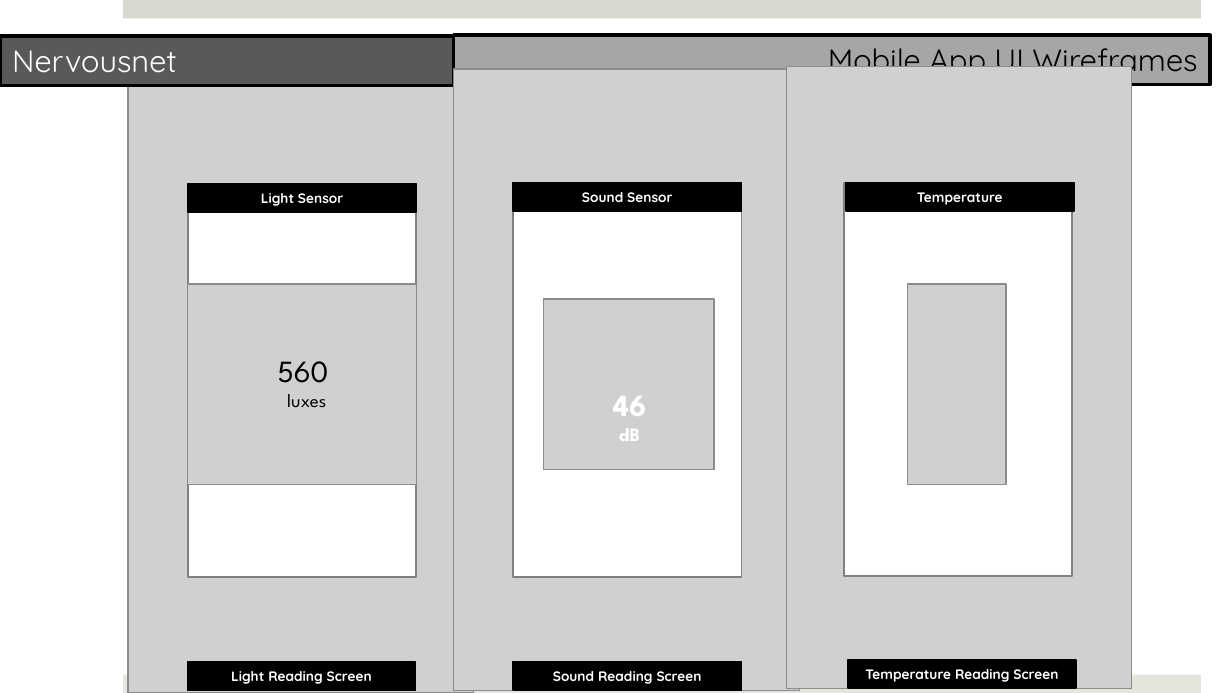
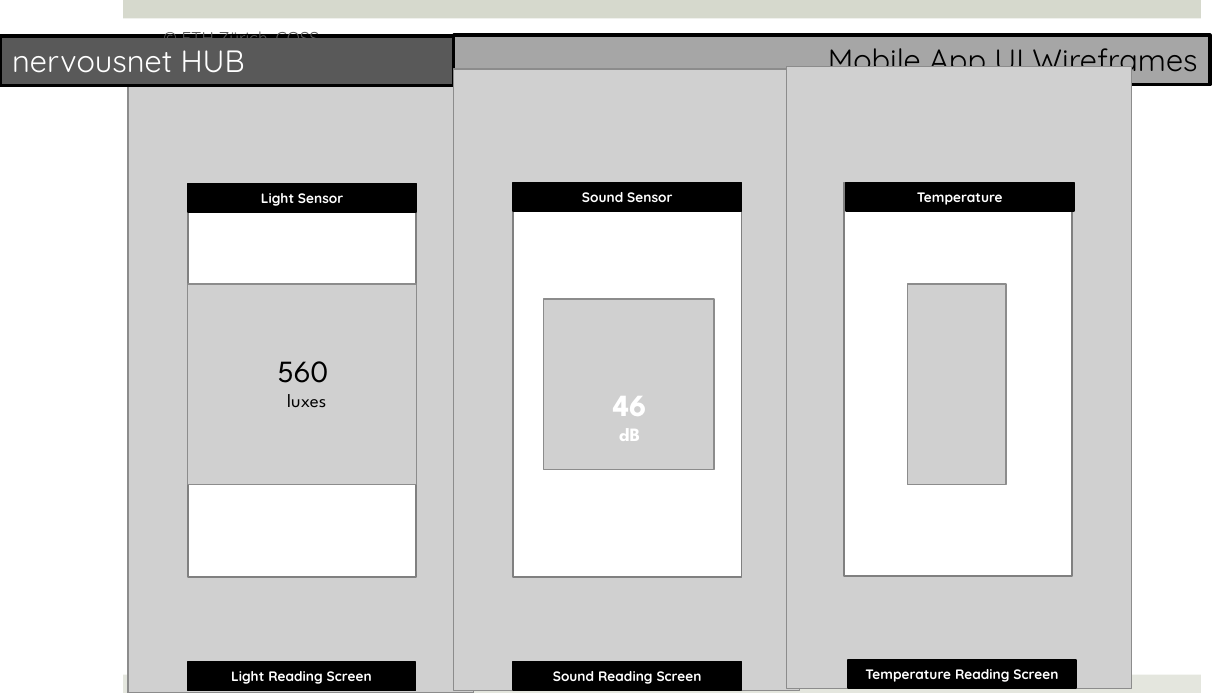
Before and after one commit to prasad79/nervousnet, a slide deck: slide 16 of Documents/NervousNet_Redesign.pptx (slide 17 before the commit). Drawn at 1232x693 pixels with LibreOffice and Linux fonts; fonts in the diff are those of the drawing; grey boxes stand for pictures. Boxes give left, top, right and bottom in pixels: in the first picture for what was removed or moved away, otherwise in the second. Text is boxed around its words. In the diff, an @@ line names an element or a change of style, - is before the commit and + after.

```diff
--- a/Documents/NervousNet_Redesign.pptx
+++ b/Documents/NervousNet_Redesign.pptx
@@ text added at (182, 26, 319, 38), 10 pt, text #595959 @@
+© ETH Zürich, COSS
@@ text in rectangle at (12, 50, 245, 73): text changed @@
-Nervousnet
+nervousnet HUB
```
Also in this commit, not shown: 17 other slides changed, 2 slides removed, 33 other files.
